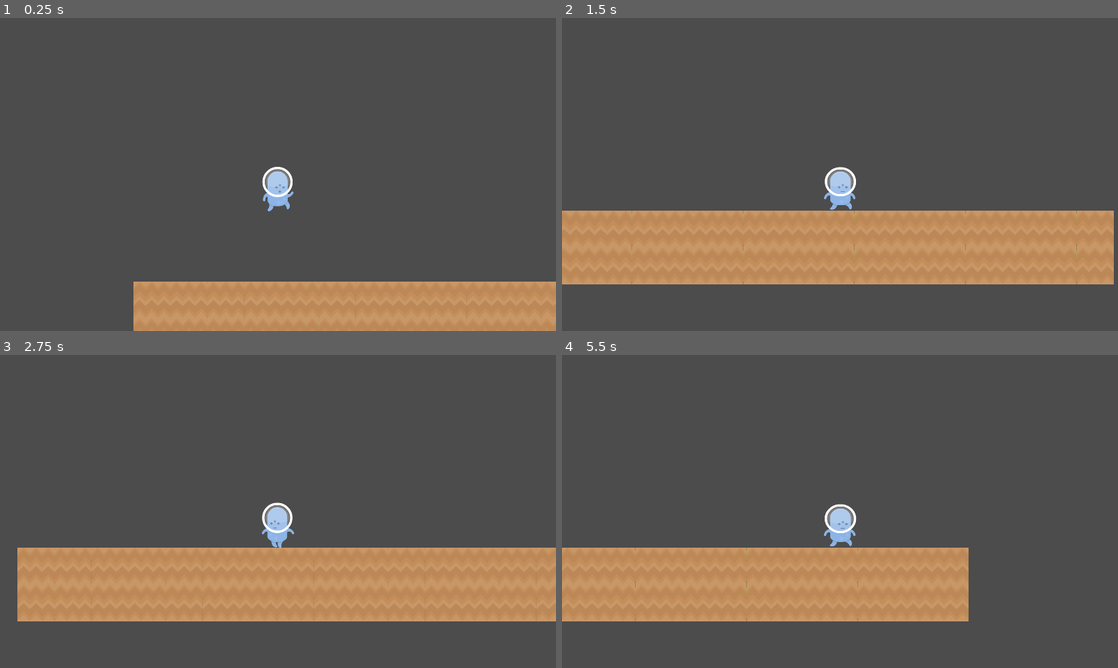
Above: before the commit, frames 1-4 (two rows, left to right).
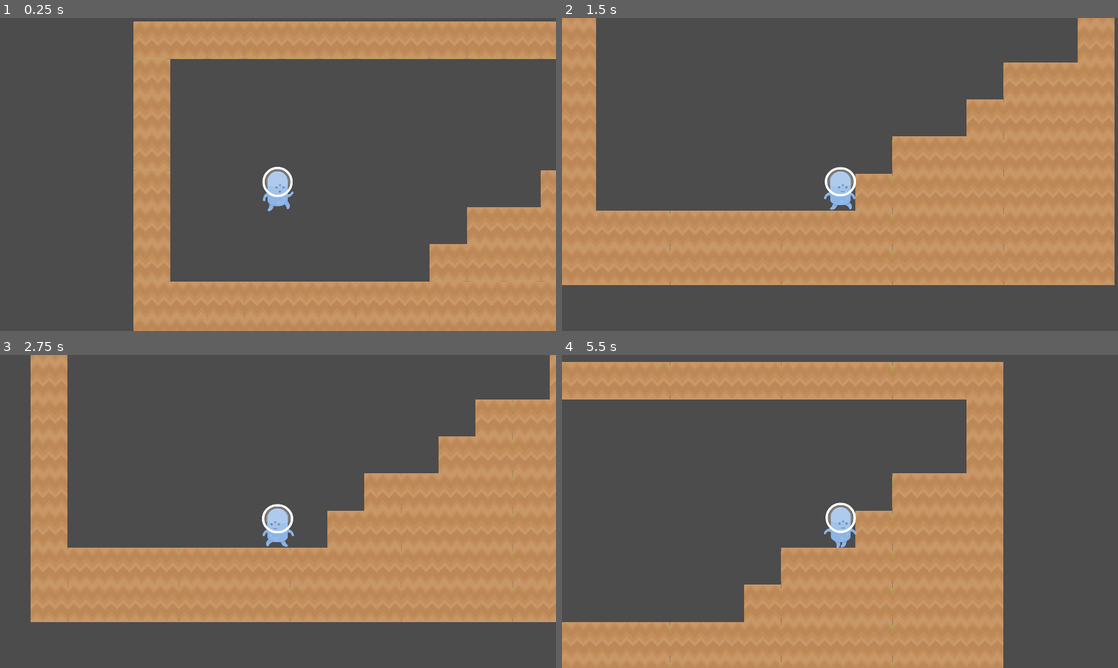
Above: after the commit, the same moments.

Repository: DuCheAnh/MobileGame
Game: Godot game, scene res://Scenes/Demo.tscn
Same seed, same stepped clock (60 frames per second), same inputs: the game is played once before the commit and once after it.
Inputs:
- Up to frame 1 (0.25 s): no input
- Up to frame 2 (1.5 s): tap Enter (ui_accept) at 0.5, 0.77 s; hold Right (ui_right) from 0.53 s (still down)
- Up to frame 3 (2.75 s): tap Enter (ui_accept) at 1.52 s; release Right (ui_right) at 2.03 s; hold Left (ui_left) from 2.03 s (still down)
- Up to frame 4 (5.5 s): release Left (ui_left) at 2.78 s; hold Right (ui_right) 2.78-4.28 s; tap Enter (ui_accept) at 3.02, 3.77, 4.52 s; hold Left (ui_left) 4.28-5.03 s; hold Right (ui_right) from 5.03 s (still down)

The runs differ from the first frame. In frame 1, 19% of the frame differs, in the area x 24-100%, y 1-85%; in frame 2, 21%; in frame 3, 18%; in frame 4, 39%, in the area x 0-80%, y 2-100%.

Commit message:
fixes: movements

Diff:
--- a/MobileCoop/Scenes/Demo.tscn
+++ b/MobileCoop/Scenes/Demo.tscn
@@ -1,10 +1,13 @@
-[gd_scene load_steps=5 format=2]
+[gd_scene load_steps=6 format=2]
 
 [ext_resource path="res://Sprites/spritesheet_ground.png" type="Texture" id=1]
 [ext_resource path="res://Scenes/Player.tscn" type="PackedScene" id=2]
 
 [sub_resource type="ConvexPolygonShape2D" id=1]
 points = PoolVector2Array( 0, 0, 128, 0, 128, 128, 0, 128 )
+
+[sub_resource type="ConvexPolygonShape2D" id=3]
+points = PoolVector2Array( 0, 128, 0, 128, 0, 128, 128, 0, 128, 128 )
 
 [sub_resource type="TileSet" id=2]
 0/name = "spritesheet_ground.png 0"
@@ -28,6 +31,27 @@
 "shape_transform": Transform2D( 1, 0, 0, 1, 0, 0 )
 } ]
 0/z_index = 0
+1/name = "spritesheet_ground.png 1"
+1/texture = ExtResource( 1 )
+1/tex_offset = Vector2( 0, 0 )
+1/modulate = Color( 1, 1, 1, 1 )
+1/region = Rect2( 0, 384, 128, 128 )
+1/tile_mode = 0
+1/occluder_offset = Vector2( 0, 0 )
+1/navigation_offset = Vector2( 0, 0 )
+1/shape_offset = Vector2( 0, 0 )
+1/shape_transform = Transform2D( 1, 0, 0, 1, 0, 0 )
+1/shape = SubResource( 3 )
+1/shape_one_way = false
+1/shape_one_way_margin = 1.0
+1/shapes = [ {
+"autotile_coord": Vector2( 0, 0 ),
+"one_way": false,
+"one_way_margin": 1.0,
+"shape": SubResource( 3 ),
+"shape_transform": Transform2D( 1, 0, 0, 1, 0, 0 )
+} ]
+1/z_index = 0
 
 [node name="Demo" type="Node2D"]
 
@@ -35,7 +59,7 @@
 tile_set = SubResource( 2 )
 cell_size = Vector2( 128, 128 )
 format = 1
-tile_data = PoolIntArray( 458752, 0, 0, 458753, 0, 0, 458754, 0, 0 …(380 unchanged characters)…
+tile_data = PoolIntArray( 0, 0, 0, 1, 0, 0, 2, 0, 0, 3, 0, 0, 4, 0, 0, 5, 0, 0, 6, 0, 0, 7, 0, 0, 8, 0, 0, 9, 0, 0, 10, 0, 0, 11, 0, 0, 12, 0, 0, 13, 0, 0, 14, 0, 0, 65536, 0, 0, 65550, 0, 0, 131072, 0, 0, 131086, 0, 0, 196608, 0, 0, 196620, 0, 0, 196621, 0, 0, 196622, 0, 0, 262144, 0, 0, 262155, 0, 0, 262156, 0, 0, 262157, 0, 0, 262158, 0, 0, 327680, 0, 0, 327689, 0, 0, 327690, 0, 0, 327691, 0, 0, 327692, 0, 0, 327693, 0, 0, 327694, 0, 0, 393216, 0, 0, 393224, 0, 0, 393225, 0, 0, 393226, 0, 0, 393227, 0, 0, 393228, 0, 0, 393229, 0, 0, 393230, 0, 0, 458752, 0, 0, 458753, 0, 0, 458754, 0, 0 …(380 unchanged characters)…
 
 [node name="Player" parent="TileMap" instance=ExtResource( 2 )]
 position = Vector2( 500, 394 )
--- a/MobileCoop/Scenes/Player.tscn
+++ b/MobileCoop/Scenes/Player.tscn
@@ -14,14 +14,14 @@
 "name": "idle",
 "speed": 5.0
 }, {
+"frames": [ ExtResource( 5 ) ],
+"loop": true,
+"name": "jump",
+"speed": 5.0
+}, {
 "frames": [ ExtResource( 6 ) ],
 "loop": true,
 "name": "hit",
-"speed": 5.0
-}, {
-"frames": [ ExtResource( 5 ) ],
-"loop": true,
-"name": "jump",
 "speed": 5.0
 }, {
 "frames": [ ExtResource( 2 ), ExtResource( 1 ) ],
@@ -31,8 +31,8 @@
 } ]
 
 [sub_resource type="CapsuleShape2D" id=2]
-radius = 57.0
-height = 30.0
+radius = 53.0
+height = 40.0
 
 [node name="Player" type="KinematicBody2D"]
 script = ExtResource( 3 )
@@ -40,7 +40,7 @@
 [node name="AnimatedSprite" type="AnimatedSprite" parent="."]
 position = Vector2( 0, -2 )
 frames = SubResource( 1 )
-animation = "hit"
+animation = "idle"
 
 [node name="CollisionShape2D" type="CollisionShape2D" parent="."]
 position = Vector2( 0, 52 )
--- a/MobileCoop/Scripts/Player.gd
+++ b/MobileCoop/Scripts/Player.gd
@@ -8,6 +8,15 @@
 
 var velocity = Vector2.ZERO
 var was_on_floor=false
+
+func _physics_process(delta):
+	_get_input()
+	_apply_animation()
+	_normalize_animation_scale(delta)
+	was_on_floor=is_on_floor()
+	velocity.y += gravity * delta
+	velocity = move_and_slide(velocity, Vector2.UP)
+
 
 func _get_input():
 	velocity.x = 0
@@ -38,14 +47,6 @@
 		sprite.scale = Vector2(1.1, 0.9)
 func _normalize_animation_scale(delta):
 	sprite.scale = sprite.scale.linear_interpolate(Vector2(1, 1), delta * 12)
-func _physics_process(delta):
-	_get_input()
-	_apply_animation()
-	_normalize_animation_scale(delta)
-	was_on_floor=is_on_floor()
-	velocity.y += gravity * delta
-	velocity = move_and_slide(velocity, Vector2.UP)
-
 
 func jump(multiplier):
 	sprite.scale = Vector2(0.75, 1.25)
